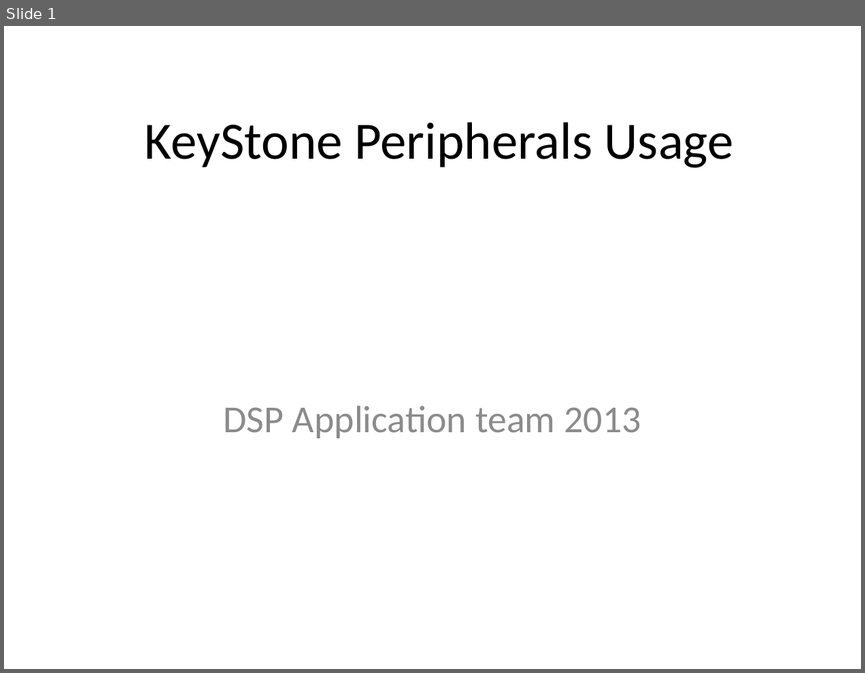
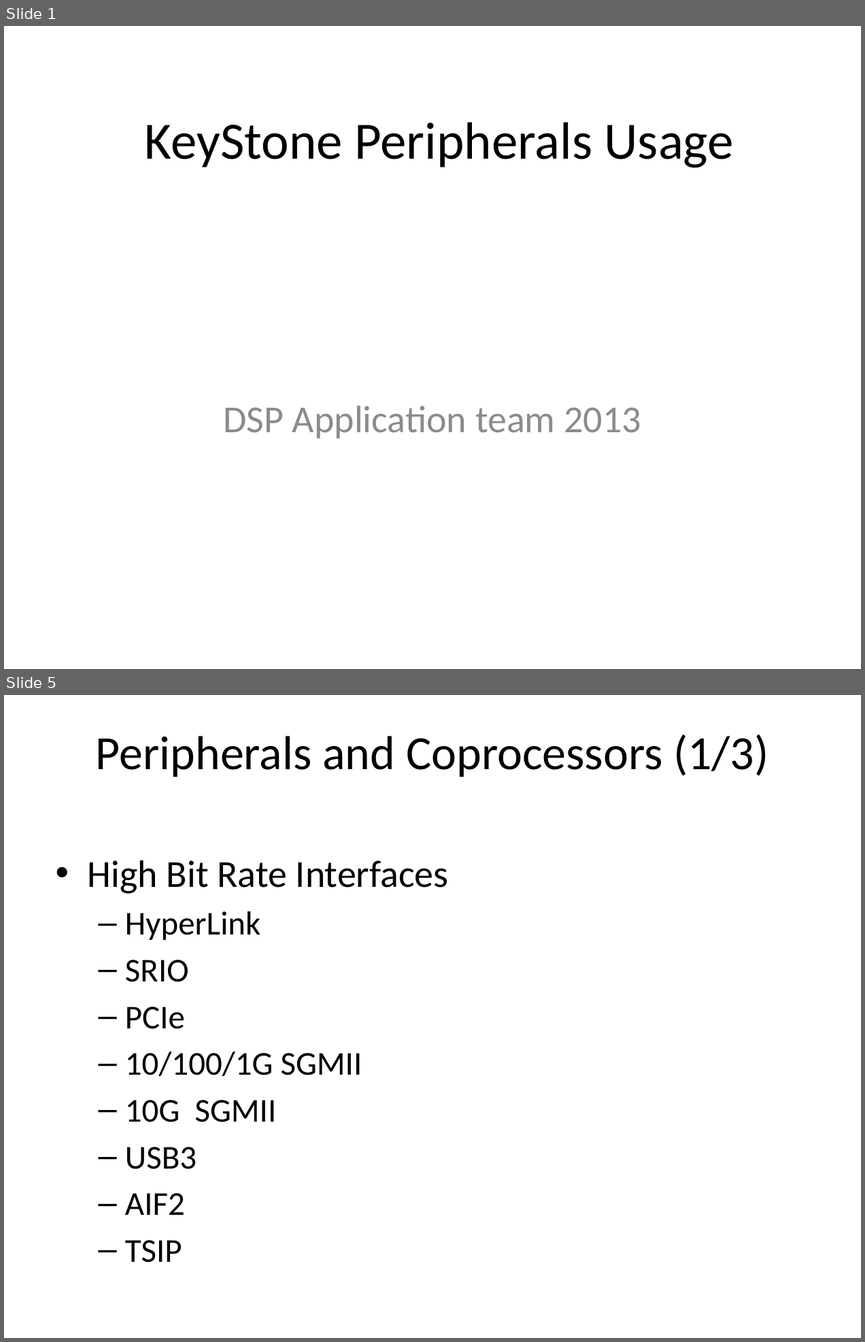
Before and after one commit to hari1989/keystone-workshop, a slide deck: preliminary/Working/presentations/KeyStone Peripherals Usage.pptx. Shown one above the other, each under a label of ours: slide 1 before the commit, slides 1 and 5 after it; the slides between them are not shown. The pictures are 865x673 and 865x1342 pixels, drawn with LibreOffice and Linux fonts; fonts in the diff are those of the drawing. Boxes give left, top, right and bottom in pixels: in the first picture for what was removed or moved away, otherwise in the second. Text is boxed around its words. In the diff, an @@ line names an element or a change of style, - is before the commit and + after.

```diff
--- a/preliminary/Working/presentations/KeyStone Peripherals Usage.pptx
+++ b/preliminary/Working/presentations/KeyStone Peripherals Usage.pptx
@@ slide 5 added at <box>4,695,861,1338</box>, background #FFFFFF @@
@@ title added at <box>96,734,768,777</box>, 40 pt, text #000000 @@
+Peripherals and Coprocessors (1/3)
@@ text added at <box>88,860,449,1262</box>, 28 pt, text #000000 @@
+• High Bit Rate Interfaces
+  – HyperLink
+  – SRIO
+  – PCIe
+  – 10/100/1G SGMII
+  – 10G SGMII
+  – USB3
+  – AIF2
+  – TSIP
```
Also in this commit, not shown: 1 slide changed, 86 other slides added.
